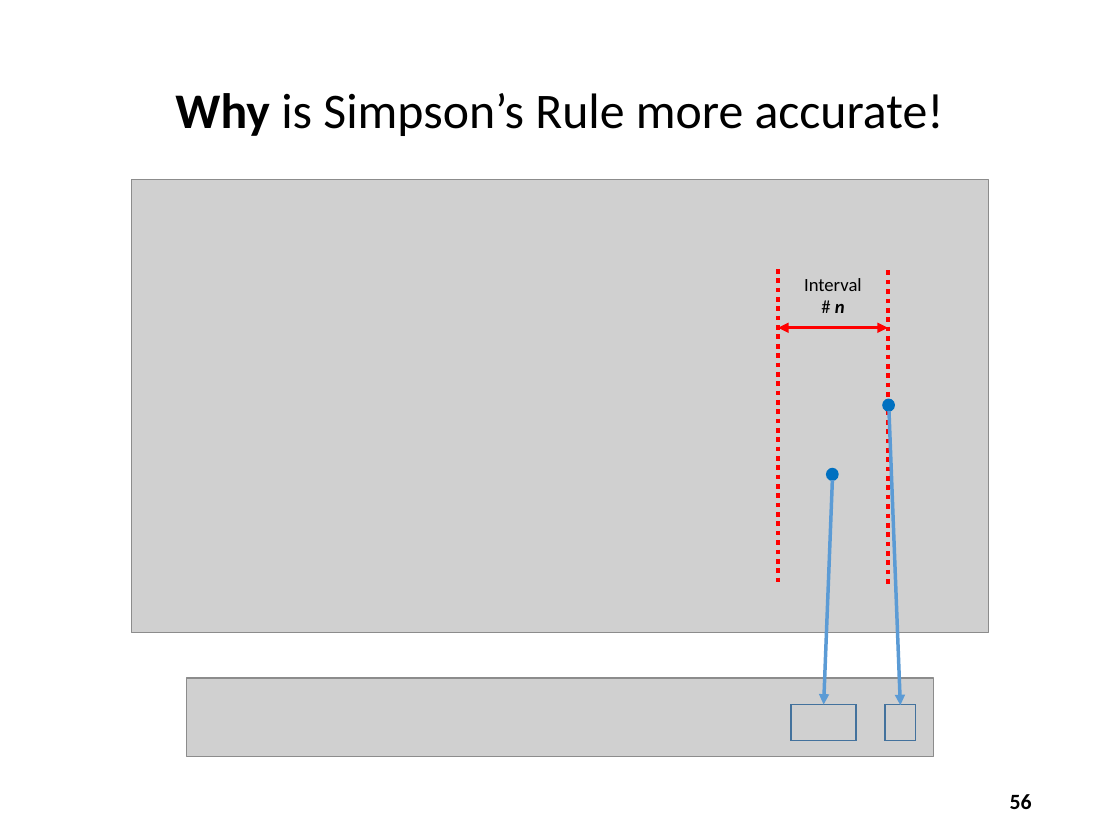
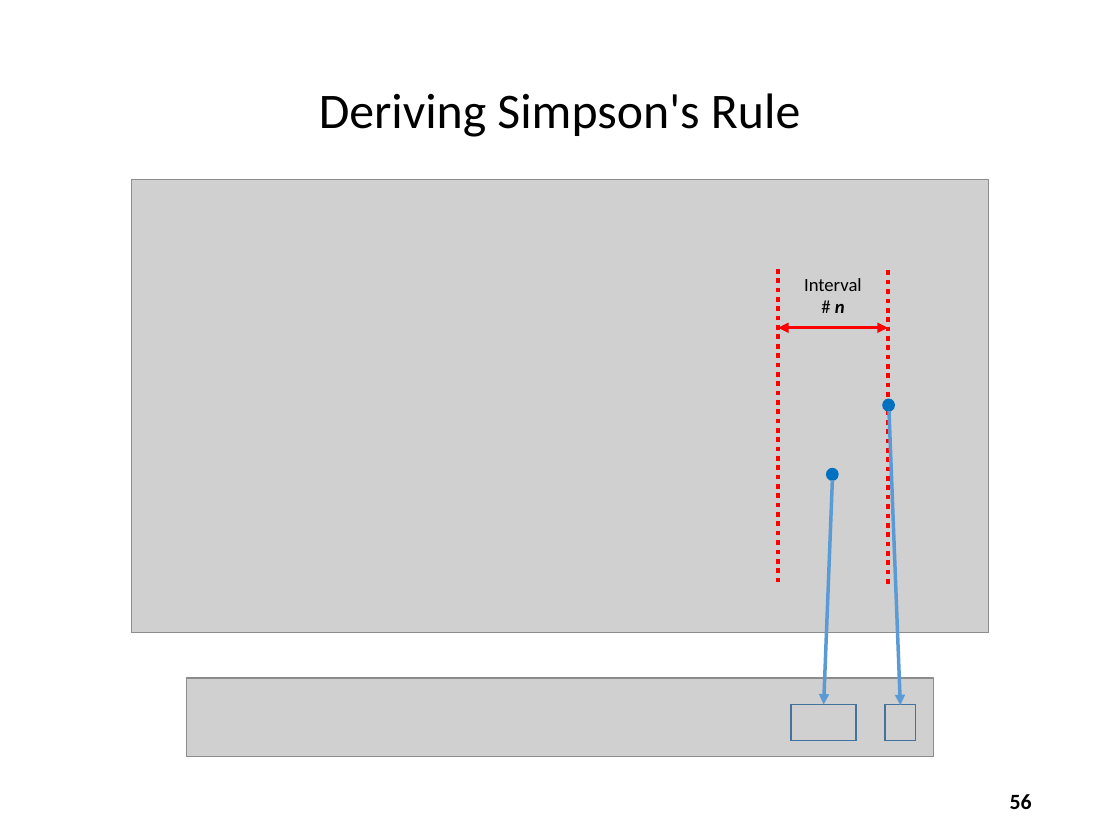
Before and after one commit to dbiersach/scicomp301-cpp-linux, a slide deck: slide 56 of session03/Session 03 - Loops, Conditionals, Modulus.pptx. Drawn at 1120x840 pixels with LibreOffice and Linux fonts; fonts in the diff are those of the drawing; grey boxes stand for pictures. Boxes give left, top, right and bottom in pixels: in the first picture for what was removed or moved away, otherwise in the second. Text is boxed around its words. In the diff, an @@ line names an element or a change of style, - is before the commit and + after.

```diff
--- a/session03/Session 03 - Loops, Conditionals, Modulus.pptx
+++ b/session03/Session 03 - Loops, Conditionals, Modulus.pptx
@@ title at (319, 93, 800, 137): text changed @@
-Why is Simpson’s Rule more accurate!
+Deriving Simpson's Rule
```
Also in this commit, not shown: 11 other slides changed, 1 slide removed, 1 other file.
